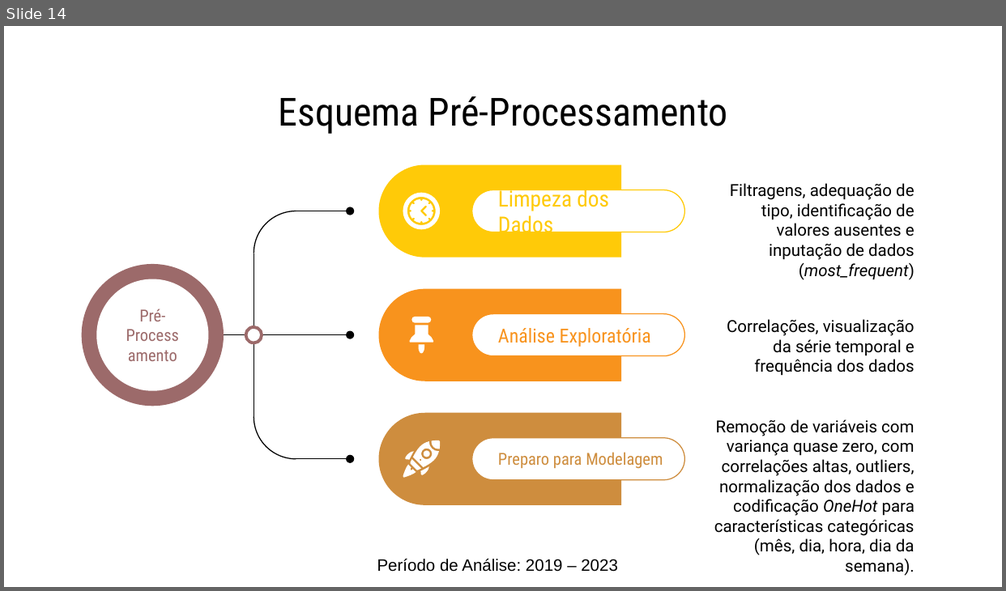
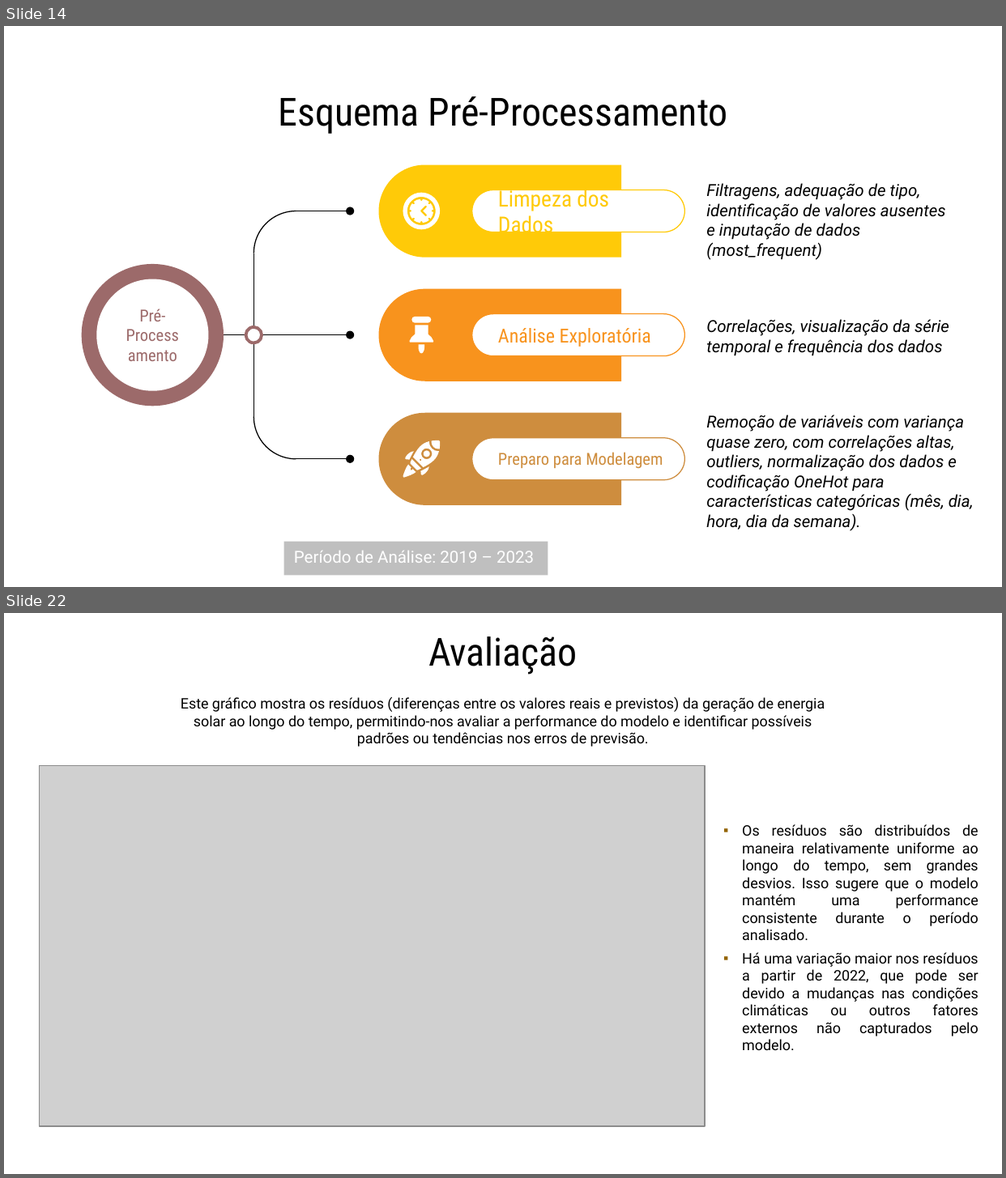
Before and after one commit to afazevedo/RadiantForecast, a slide deck: docs/presentation.pptx. Shown one above the other, each under a label of ours: slide 14 before the commit, slides 14 and 22 after it; the slides between them are not shown. The pictures are 1006x591 and 1006x1178 pixels, drawn with LibreOffice and Linux fonts; fonts in the diff are those of the drawing; grey boxes stand for pictures. Boxes give left, top, right and bottom in pixels: in the first picture for what was removed or moved away, otherwise in the second. Text is boxed around its words. In the diff, an @@ line names an element or a change of style, - is before the commit and + after.

Commit message:
mudanças na apresentação

```diff
--- a/docs/presentation.pptx
+++ b/docs/presentation.pptx
@@ slide 22 added at [4, 613, 1002, 1174], background #FFFFFF @@
@@ title added at [428, 636, 577, 675], 28 pt, text #000000 @@
+Avaliação
@@ text added at [181, 697, 825, 747], 10.5 pt, text #000000 @@
+Este gráfico mostra os resíduos (diferenças entre os valores reais e previstos) da geração de energia solar ao longo do tempo, permitindo-nos avaliar a performance do modelo e identificar possíveis padrões ou tendências nos erros de previsão.
@@ picture added at [39, 765, 705, 1127] @@
@@ text added at [742, 824, 978, 1050], 10.5 pt, text #000000 @@
+▪ Os resíduos são distribuídos de maneira relativamente uniforme ao longo do tempo, sem grandes desvios. Isso sugere que o modelo mantém uma performance consistente durante o período analisado.
+▪ Há uma variação maior nos resíduos a partir de 2022, que pode ser devido a mudanças nas condições climáticas ou outros fatores externos não capturados pelo modelo.
@@ slide 14 changed as well @@
@@ text "Filtragens, adequação de tipo, identificação ..." at [706, 183, 946, 260]: italic on in "Filtragens, adequação de tipo, identificação de valores ..."; alignment right to left @@
@@ text "Correlações, visualização da série temporal ..." at [706, 319, 949, 356]: italic on; alignment right to left @@
@@ text "Remoção de variáveis com variança ..." at [706, 415, 974, 531]: italic on; alignment right to left @@
@@ text "Período de Análise: 2019 – ...": place and size @@
-text "Período de Análise: 2019 – ..." at [377, 559, 618, 572]
+text "Período de Análise: 2019 – ..." at [294, 551, 534, 563]
@@ text "Período de Análise: 2019 – ..." at [294, 551, 534, 563]: font Arial to Roboto, text colour #000000 to #FFFFFF; alignment centre to left @@
@@ rectangle added at [284, 542, 548, 576], fill #BFBFBF @@
```
Also in this commit, not shown: 18 other slides changed, 2 other slides added, 3 slides removed, 4 other files.
